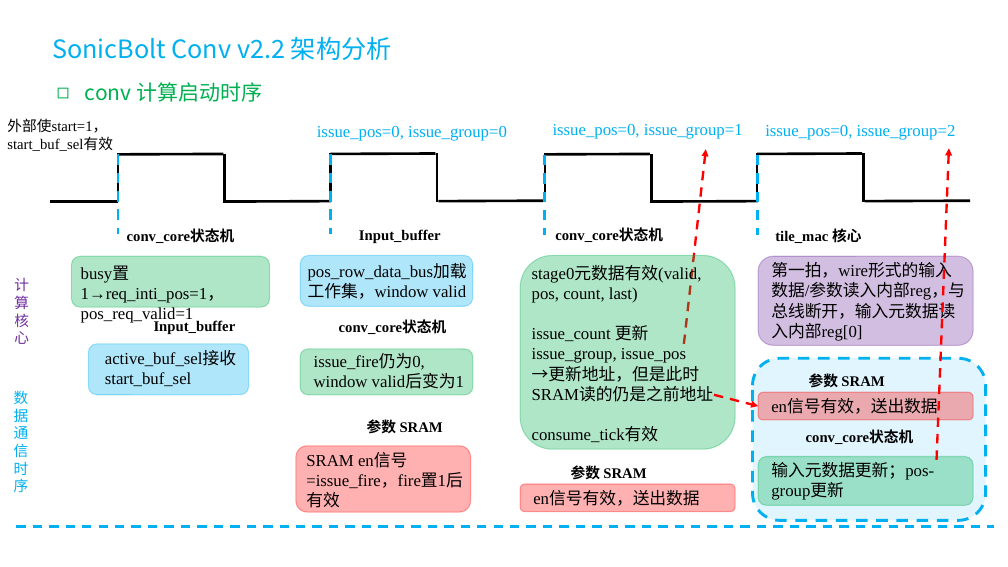
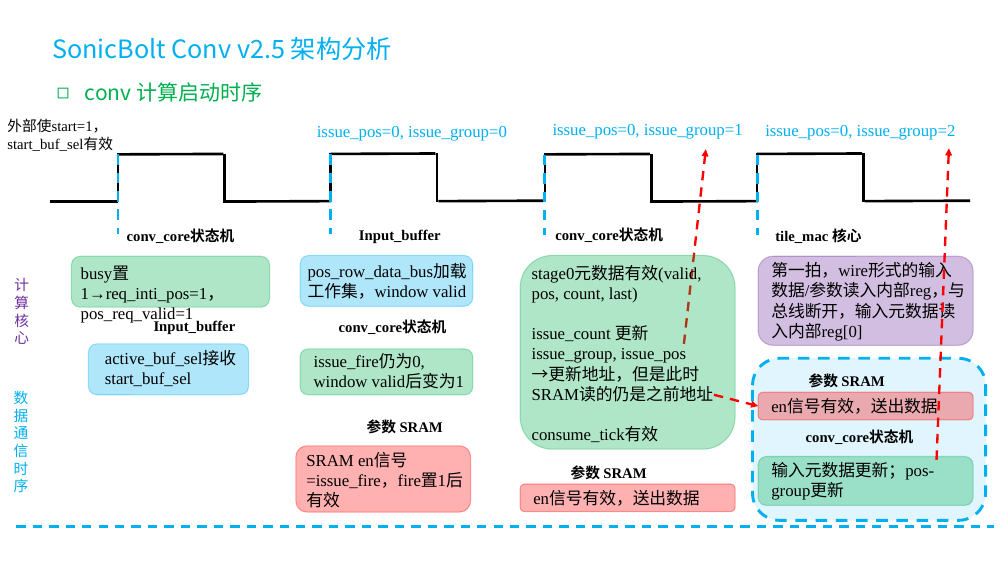
Before and after one commit to SmlCoke/2026-MST3314-SonicBolt, a slide deck: slide 50 of SonicBolt/docs/figures.pptx. Drawn at 1008x567 pixels with LibreOffice and Linux fonts; fonts in the diff are those of the drawing. Boxes give left, top, right and bottom in pixels: in the first picture for what was removed or moved away, otherwise in the second. Text is boxed around its words. In the diff, an @@ line names an element or a change of style, - is before the commit and + after.

Commit message:
fj: Add docs and figures of Conv-DWConv

```diff
--- a/SonicBolt/docs/figures.pptx
+++ b/SonicBolt/docs/figures.pptx
@@ text at [52,36,392,60]: text changed @@
-SonicBolt Conv v2.2 架构分析
+SonicBolt Conv v2.5 架构分析
```
Also in this commit, not shown: 2 other slides changed.
